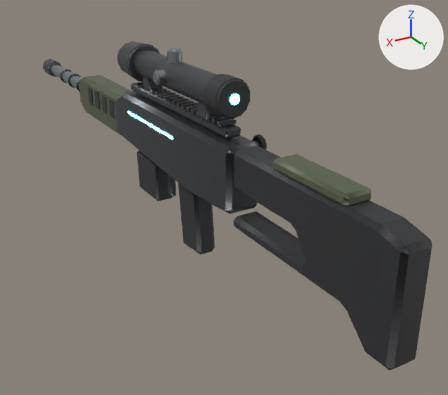
An edit to the FBX model Art/Export/Weapons/SM_SB_Sniper.fbx, drawn before and after from the same camera.
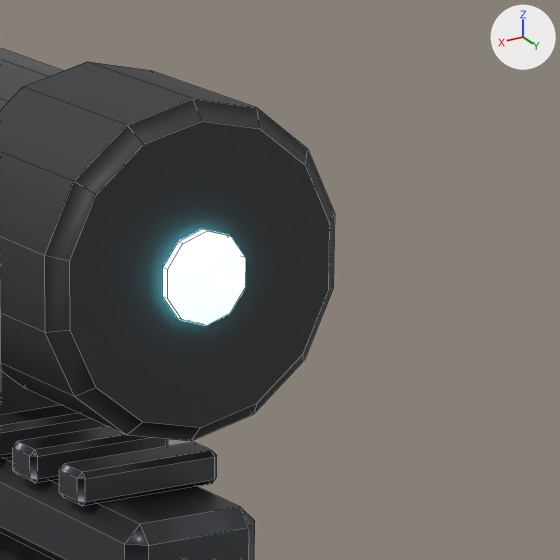
Each version appears first whole from a 50 mm camera at (0.447, 0.847, 0.344) aimed at (-0.091, -0.049, -0.104), and next in a close-up on the part from 47% to 62% of the width and 17% to 34% of the height. Lighting does not change. The marker at upper right points along +X, +Y and +Z. The older version's two pictures come first. The close-ups show mesh edges as thin lines.

The first close-up shows 'SM_SB_Sniper'.
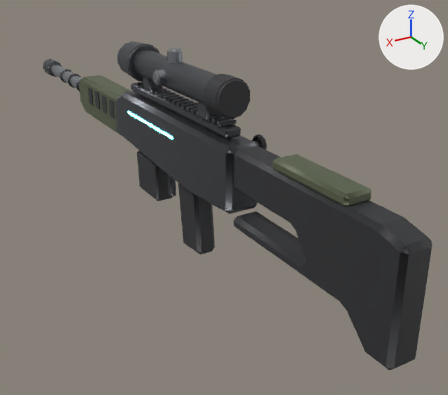
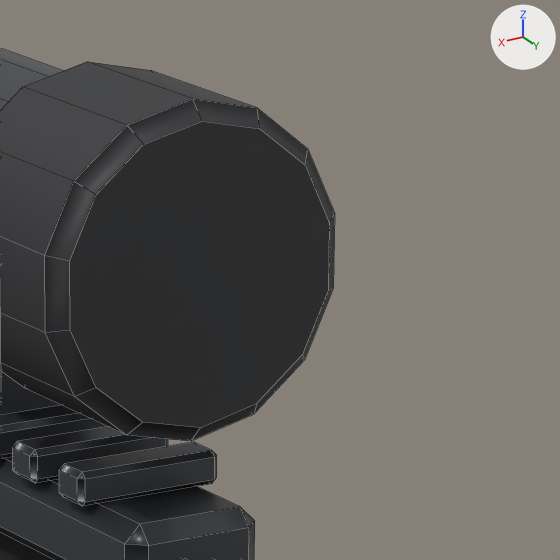
Boxes (x1, y1, x2, y2) around the edits, measured in the close-ups (560 x 560 px):
```json
{"part": 1, "of": "me_sm_sb_sniper", "change": "deleted", "before": [163, 229, 246, 326]}
```

Edits to the scene script, one JSON object a line:
```json
{"block": "me_sm_sb_sniper", "where": "# used by ob_sm_sb_sniper; location = (0.0, 0.0, 0.0); rotation_euler = (0.0, -3.142, 0.0), in degrees (0, -180, 0); scale = (-0.01, -0.01, -0.01)"}
{"op": "remove", "block": "me_sm_sb_sniper", "code": "me_sm_sb_sniper.from_pydata(...)  # 1462 vertices, 1395 faces; spans x -6.9..3.6, y -48.0..78.0, z -15.5..17.2"}
{"op": "add", "block": "me_sm_sb_sniper", "code": "me_sm_sb_sniper.from_pydata(...)  # 1442 vertices, 1383 faces; spans x -6.9..3.6, y -48.0..78.0, z -15.5..17.2"}
{"block": "me_sm_sb_sniper", "change": "me_sm_sb_sniper part 1: the loose piece of 20 vertices spanning x -0.8..0.8, y -13.2..-13.0, z 12.2..13.8 is deleted"}
```
